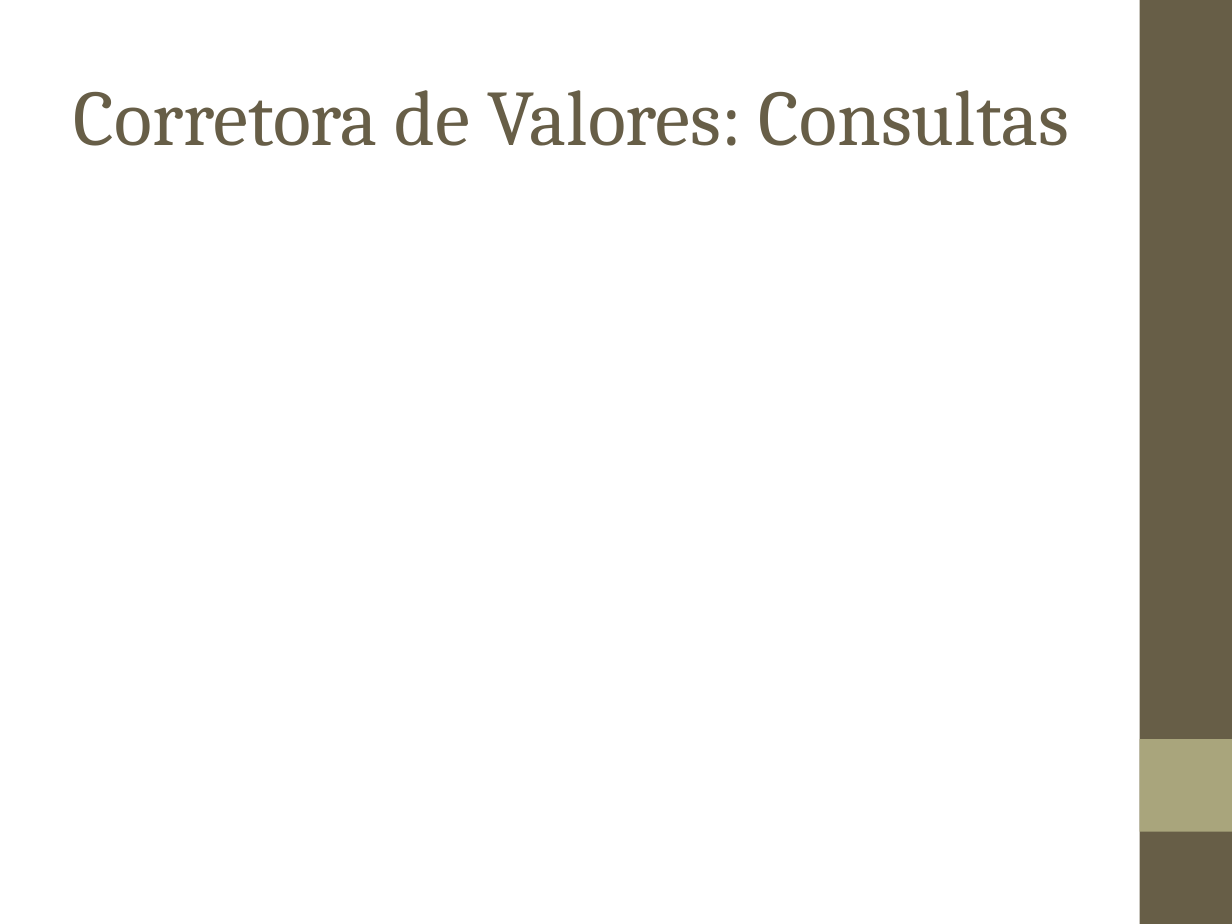
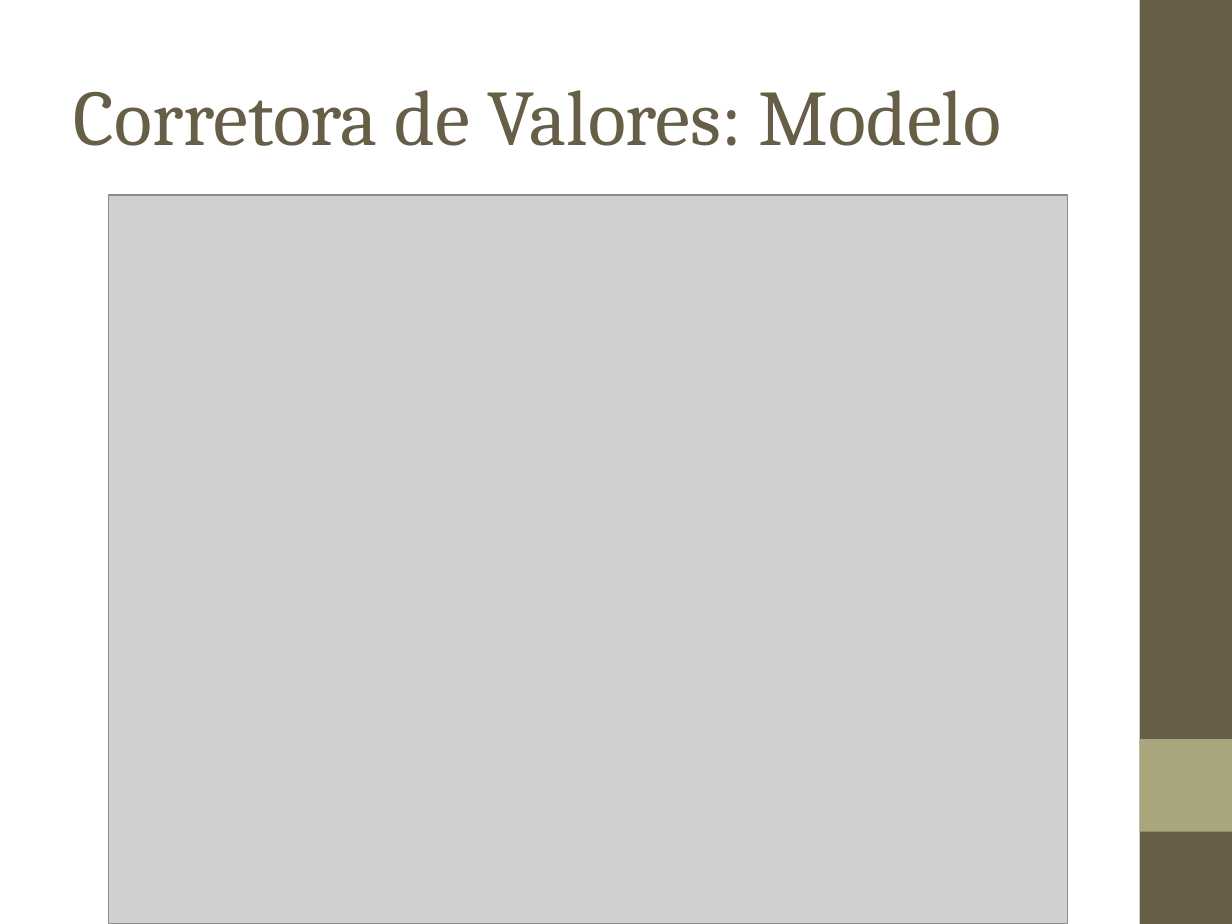
Before and after one commit to biacpaixao/Projeto_Final, a slide deck: slide 25 of apresentacao_projeto_final.ppt. Drawn at 1232x924 pixels with LibreOffice and Linux fonts; fonts in the diff are those of the drawing; grey boxes stand for pictures; background and template pictures are left out. Boxes give left, top, right and bottom in pixels: in the first picture for what was removed or moved away, otherwise in the second. Text is boxed around its words. In the diff, an @@ line names an element or a change of style, - is before the commit and + after.

```diff
--- a/apresentacao_projeto_final.ppt
+++ b/apresentacao_projeto_final.ppt
@@ title at [74,90,1001,146]: text changed @@
-Corretora de Valores: Consultas
+Corretora de Valores: Modelo
@@ picture added at [108,195,1067,924] @@
```
Also in this commit, not shown: 4 other slides changed, 7 slides added, 1 slide removed, 4 other files.
